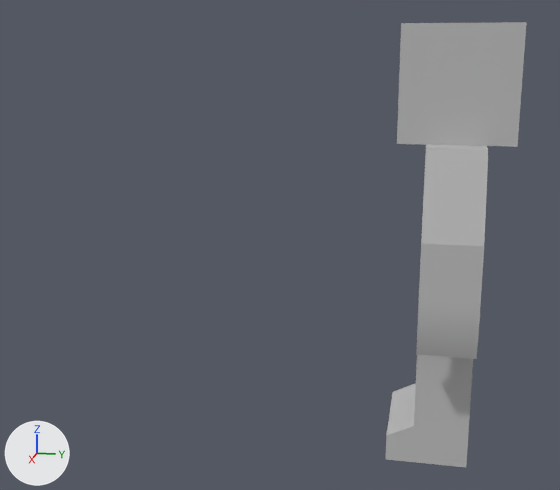
The Blender file character 2.8.blend as it was, and as the next commit left it.
Rendered twice from a 50 mm camera at (0.291, -0.007, 0.15) aimed at (-0.002, -0.065, 0.077). Arrows for +X, +Y and +Z are at lower left; the lights stay in place.

In view in the first picture: 'ArmLeft1', 'Head1', 'LegLeft1'.
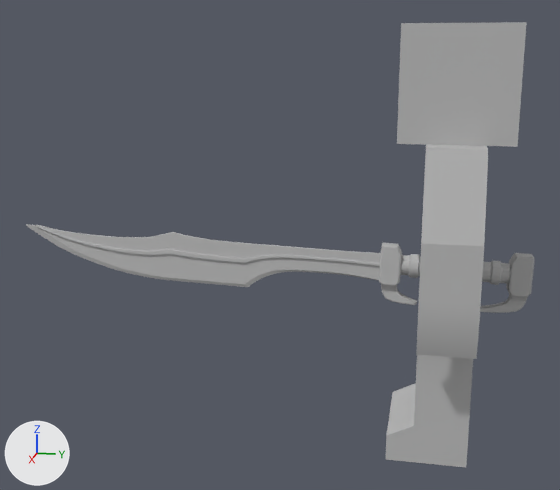
Boxes (x1, y1, x2, y2) around the edits, measured in the pictures (560 x 490 px):
```json
{"object": "sword", "change": "added", "after": [26, 224, 534, 313], "faces in mat_blinn1sg (grey #bcbcbc)": [36, 225, 380, 284], "faces in mat_lambert2sg (grey #bcbcbc)": [379, 243, 534, 313], "faces in mat_lambert4sg (grey #bcbcbc)": [26, 224, 381, 287], "faces in mat_lambert3sg (grey #bcbcbc)": [400, 254, 511, 285]}
```

Edits to the scene script, one JSON object a line:
```json
{"op": "add", "block": "mat_blinn1sg", "code": ["mat_blinn1sg = principled_material('blinn1SG')", "mat_blinn1sg.base_color = (0.5, 0.5, 0.5)  # grey #bcbcbc", "mat_blinn1sg.roughness = 1.0"]}
{"op": "add", "block": "mat_lambert3sg", "code": ["mat_lambert3sg = principled_material('lambert3SG')", "mat_lambert3sg.base_color = (0.5, 0.5, 0.5)  # grey #bcbcbc", "mat_lambert3sg.roughness = 1.0", "mat_lambert3sg.specular_ior_level = 0.0"]}
{"op": "add", "block": "mat_lambert2sg", "code": ["mat_lambert2sg = principled_material('lambert2SG')", "mat_lambert2sg.base_color = (0.5, 0.5, 0.5)  # grey #bcbcbc", "mat_lambert2sg.roughness = 1.0", "mat_lambert2sg.specular_ior_level = 0.0"]}
{"op": "add", "block": "mat_lambert4sg", "code": ["mat_lambert4sg = principled_material('lambert4SG')", "mat_lambert4sg.base_color = (0.5, 0.5, 0.5)  # grey #bcbcbc", "mat_lambert4sg.roughness = 1.0", "mat_lambert4sg.specular_ior_level = 0.0"]}
{"op": "add", "block": "me_sword", "code": ["me_sword = bpy.data.meshes.new('sword')", "me_sword.from_pydata(...)  # 11424 vertices, 11416 faces; spans x -0.5..0.5, y -12.4..2.8, z -3.9..13.8", "# faces by material slot: [1040, 4144, 1072, 5160]", "me_sword.materials.append(mat_lambert4sg)  # grey #bcbcbc", "me_sword.materials.append(mat_blinn1sg)  # grey #bcbcbc", "me_sword.materials.append(mat_lambert2sg)  # grey #bcbcbc", "me_sword.materials.append(mat_lambert3sg)  # grey #bcbcbc"]}
{"op": "add", "block": "ob_sword", "code": ["ob_sword = bpy.data.objects.new('sword', me_sword)", "ob_sword.location = (-0.0302, -0.004, 0.0681)", "ob_sword.rotation_euler = (0.806, -0.0841, 0.0196)  # degrees (46, -4.8, 1.1)", "ob_sword.scale = (0.01, 0.01, 0.01)"]}
```
